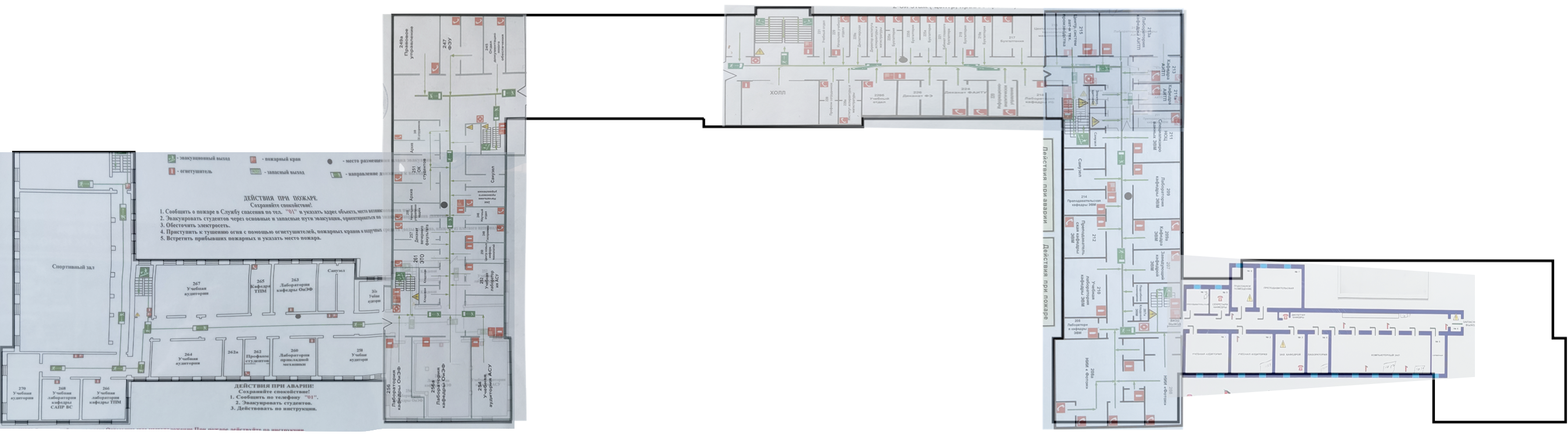
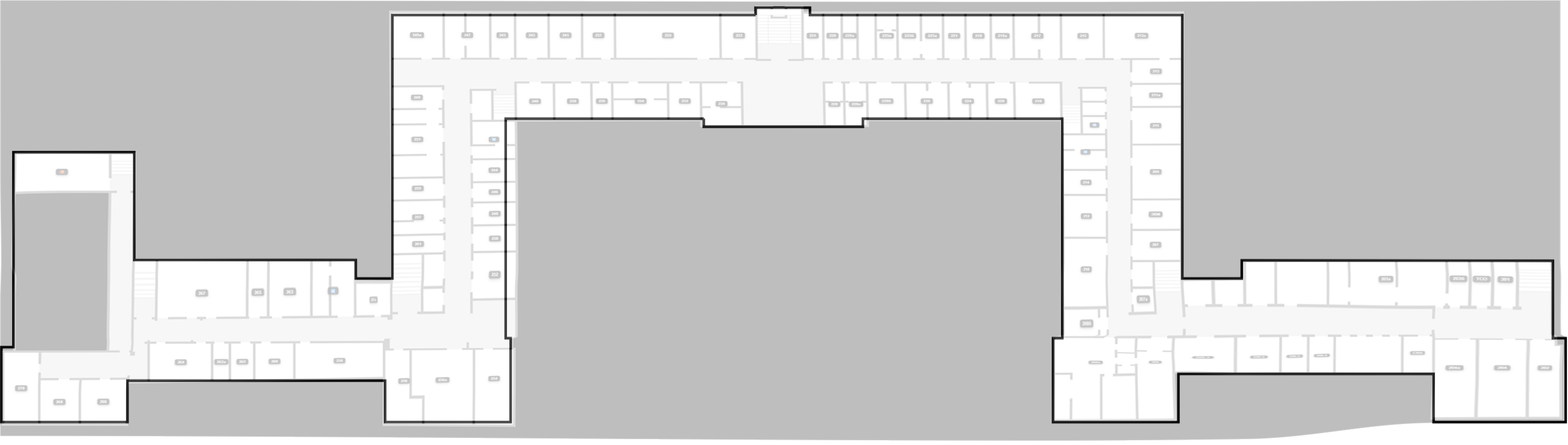
Layers edited between the first and the second w=1568, h=445 image:
added layer "Layer 1" (28%) in group "Этаж 2" over [0, 0, 1566, 442]
hid "2п_крыло" over [1166, 254, 1475, 399]
hid "2п_переход" over [1041, 6, 1185, 431]
hid "2п_центр" over [721, 4, 1188, 133]
hid "2л_переход" over [381, 13, 527, 422]
hid "2л_крыло" over [0, 152, 515, 432]
